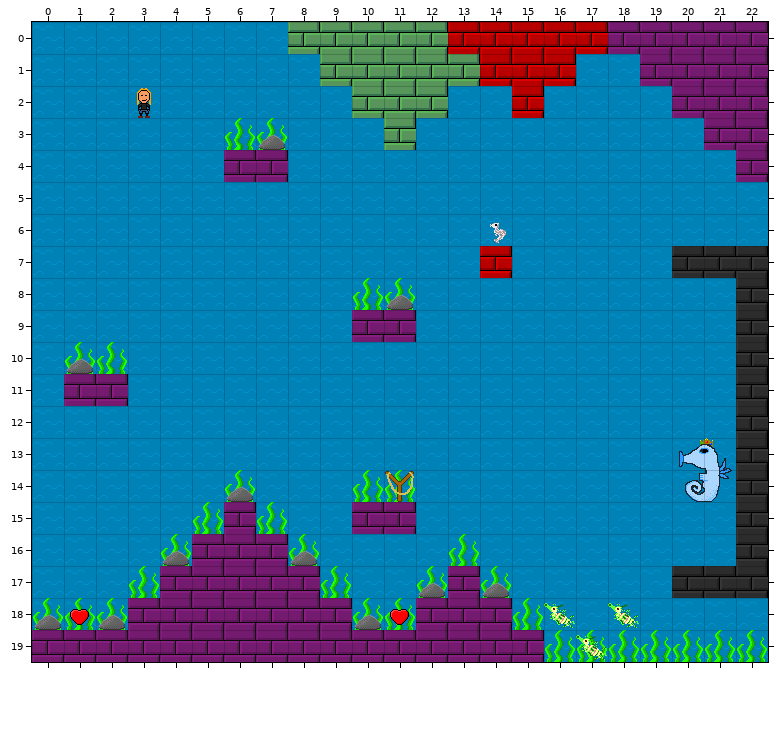
A Tiled map gets an edit: rock-hero/dev-resources/map-boss3.tmx. Above, as it was before the edit.
Cells are 32x32 px. Shown: x 0..22, y 0..19.
New version:
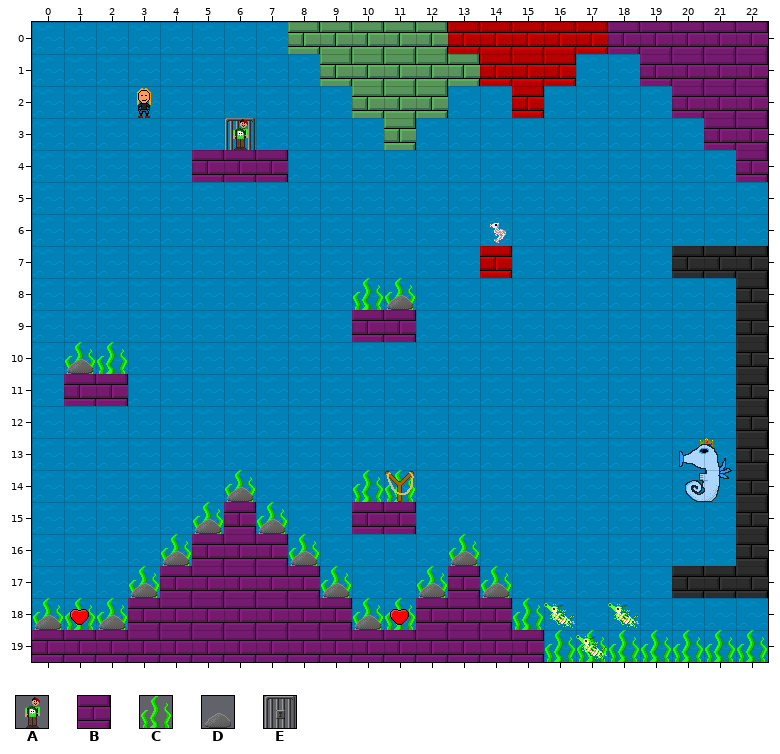
Key: from "Guitarrista-parado-2-animado3-": A 0; from "bricks-purple2": B 0; from "fg_dec_ocean_random_frame": C 0; from "pedra-estilingue": D 0; from "prisao-fechada-10fps": E 0.
_ is an empty cell.
Objects are placed by their top-left corner, in cells (3,4 is the top-left corner of cell 3,4); size is 1x1 cell unless given.
From old to new:
Layer "bg_decoration":
The author cleared tile C in row 3 at x 6 to 7.
Layer "solids":
The edit adds tile B in row 4 at x 5.
Layer "objects":
Object D at 7,3 becomes D at 13,16.
A new object: E at 6,3.
A new object: A at 6,3.
A new object: D at 5,15.
A new object: D at 7,15.
A new object: D at 3,17.
A new object: D at 9,17.
Changed places in both pictures, as pixel boxes (x1, y1, x2, y2):
changed: (192, 118, 287, 182)
added: (195, 519, 221, 534)
added: (259, 519, 285, 534)
new place: (451, 551, 477, 566)
added: (131, 583, 157, 598)
added: (323, 583, 349, 598)
